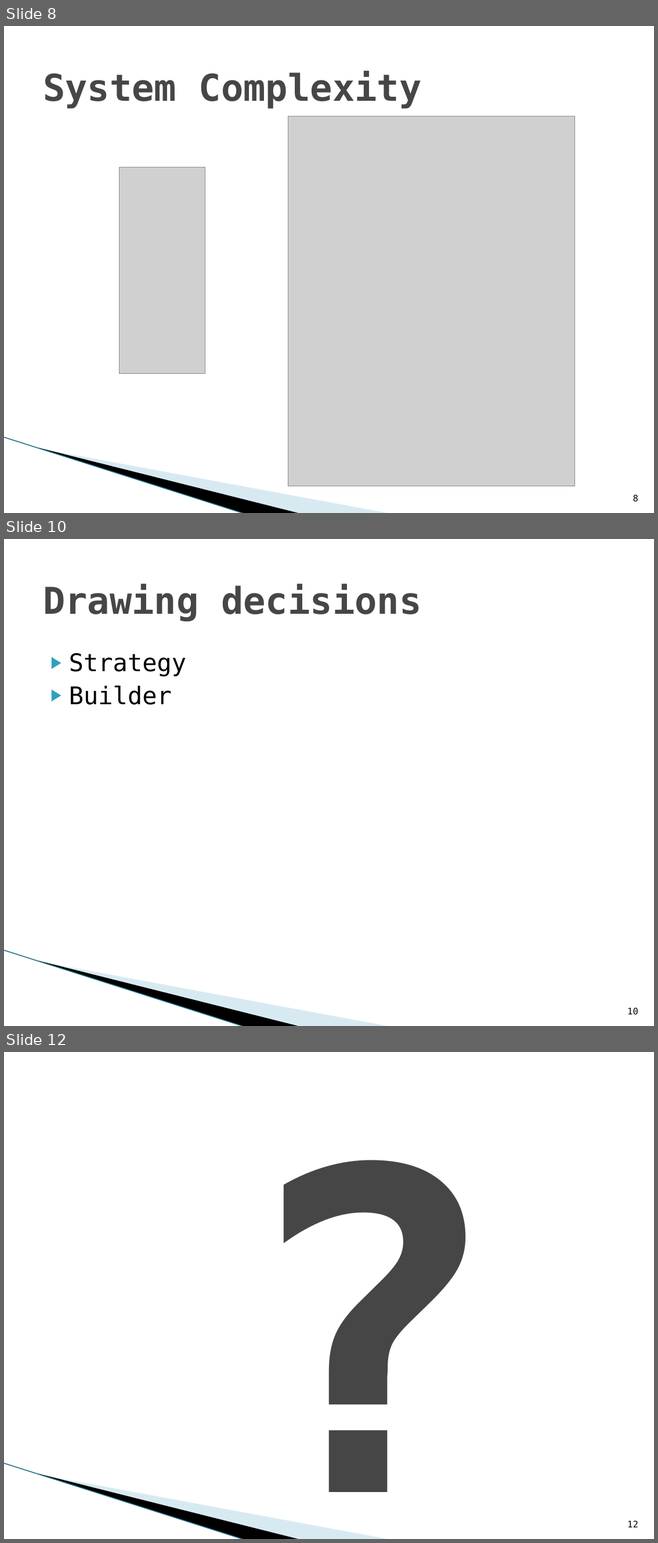
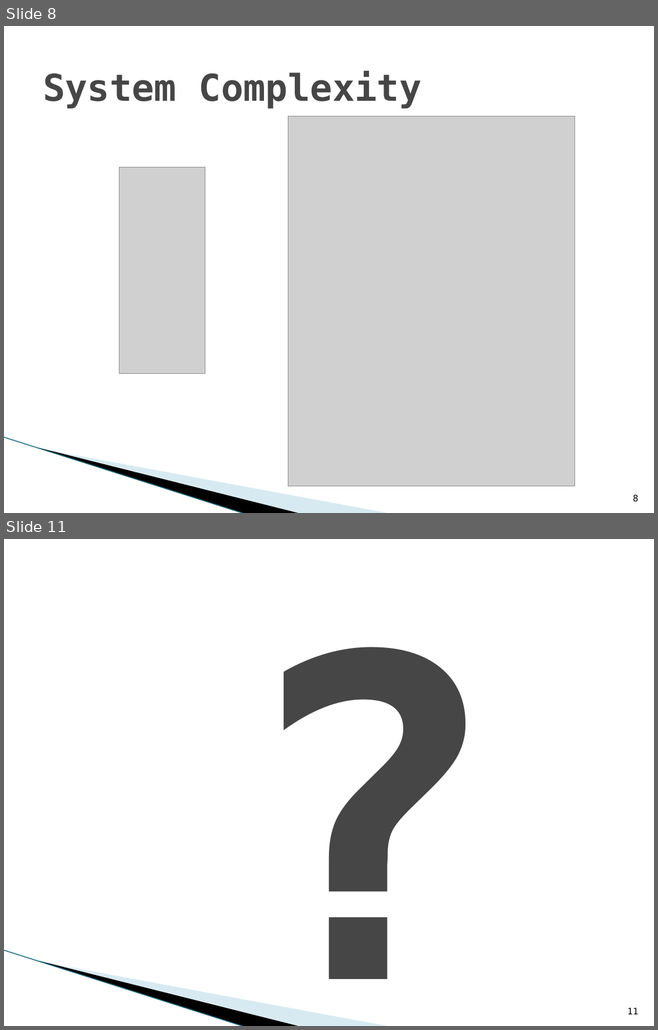
Before and after one commit to WoutV/OSS_1415, a slide deck: Presentatie/iteratie2.pptx. Shown one above the other, each under a label of ours: slides 8, 10 and 12 before the commit, slides 8 and 11 after it; the slides between them are not shown. The pictures are 658x1543 and 658x1030 pixels, drawn with LibreOffice and Linux fonts; fonts in the diff are those of the drawing; grey boxes stand for pictures; background and template pictures are left out. Boxes give left, top, right and bottom in pixels: in the first picture for what was removed or moved away, otherwise in the second. Text is boxed around its words. In the diff, an @@ line names an element or a change of style, - is before the commit and + after.

```diff
--- a/Presentatie/iteratie2.pptx
+++ b/Presentatie/iteratie2.pptx
@@ slide 10 removed at <box>4,539,654,1026</box>, background #FFFFFF; not listed: 3 template elements that a slide beside it also shows @@
@@ title removed at <box>43,584,421,621</box> @@
-Drawing decisions
@@ text removed at <box>69,653,186,705</box> @@
-▶ Strategy
-▶ Builder
@@ page number removed at <box>627,1008,638,1015</box> @@
-10
@@ what was slide 12 is now slide 11 @@
@@ page number at <box>627,1008,638,1015</box>: text changed @@
-12
+11
```
Also in this commit, not shown: 2 slides changed.
